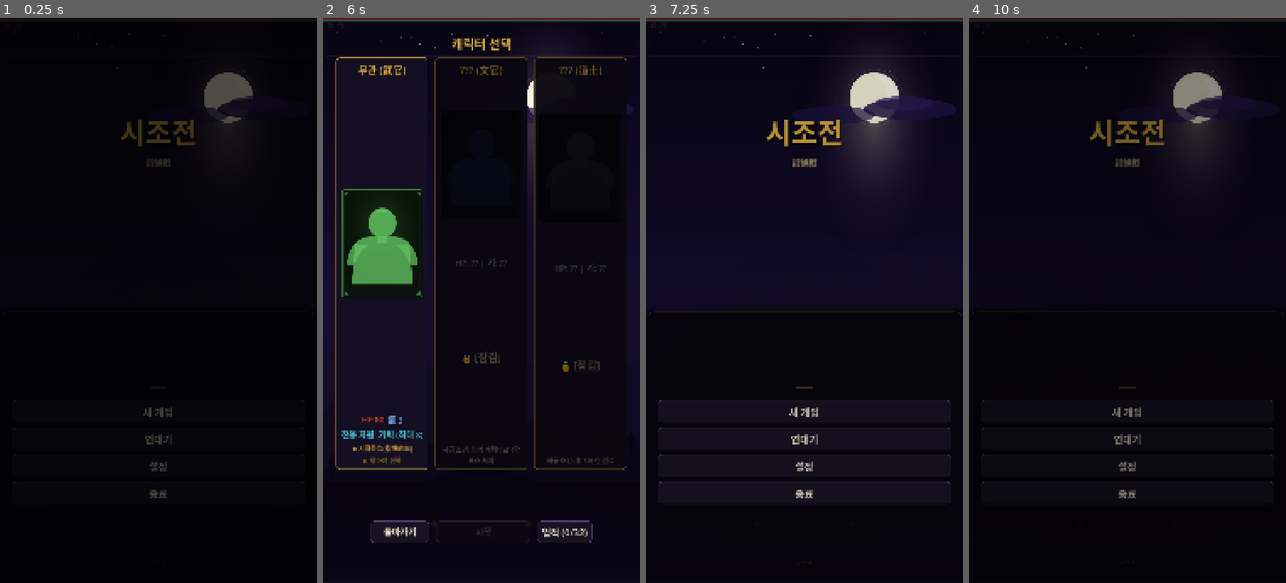
Above: before the commit, frames 1-4 (left to right).
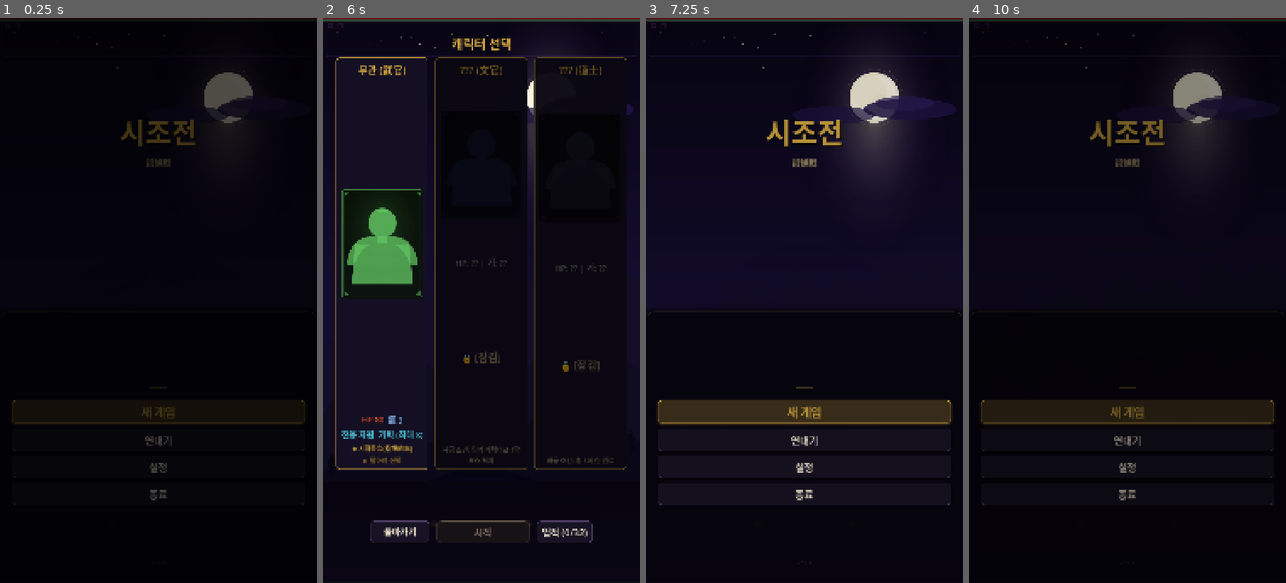
Above: after the commit, the same moments.

Repository: dongmin1213/Sijojeon
Game: Godot game, scene res://scenes/title/title_screen.tscn
The game is run twice, just before and just after one commit, with the same random seed, the same clock (stepped at 60 frames per second) and the same inputs.
Inputs:
- Up to frame 1 (0.25 s): no input
- Up to frame 2 (6 s): click "새 게임" at 0.5 s; click "튜토리얼 시작" at 1.25 s; click "▼" at 2 s; click "다음" at 2.75 s; click "다음" at 3.5 s; click "다음" at 4.25 s; click "다음" at 5 s; click "튜토리얼 건너뛰기" at 5.75 s
- Up to frame 3 (7.25 s): click "돌아가기" at 6.5 s
- Up to frame 4 (10 s): click "새 게임" at 7.25 s; click "업적 (0/32)" at 8 s; click "닫기" at 8.75 s; click "돌아가기" at 9.5 s

The runs differ from the first frame. In frame 1, 0.6% of the frame differs, in the area x 3-97%, y 67-87%; in frame 2, 0.2%; in frame 3, 4.4%; in frame 4, 0.7%.

Commit message:
feat: UI/UX v8 전문가 평가 기반 전면 개선 — 전투·맵·타이틀 가시성 강화 (ZER-286)
전투 화면:
- 턴 종료 버튼 200x80px 확대 (폰트 30px), 우측 중앙 배치
- 드로우/버림 더미 표시 26px 확대
- 적 영역 25%로 축소, 카드 핸드 영역 64%로 확대
- 플레이어 HUD 폰트 22→28px
- 시조바를 좌측 64%로 축소 (턴 종료 버튼 겹침 방지)

맵 화면:
- HUD 4줄→2줄 컴팩트 레이아웃 (막 타이틀 + HP/골드/민심)
- 신분/당파 정보는 HUD 탭 시 확장/축소
- HUD 높이 12%→8%로 축소

타이틀/캐릭터 선택:
- "새 게임" 버튼 금색 CTA 스타일 (테두리+글로우+확대 폰트)
- "시작" 버튼 금색 CTA 스타일 (비활성 시 회색 톤)

Co-Authored-By: Paperclip <noreply@paperclip.ing>

Diff:
--- a/scenes/battle/battle.gd
+++ b/scenes/battle/battle.gd
@@ -240,40 +240,49 @@
 		_init_active_skill_button()
 
 
+func _create_deck_pill_label(font_color: Color) -> Label:
+	## v8: 배경 필 달린 덱 정보 라벨 생성 — 가시성 강화
+	var lbl := Label.new()
+	lbl.add_theme_font_size_override("font_size", 26)
+	lbl.add_theme_color_override("font_color", font_color)
+	return lbl
+
+
 func _create_floating_ui() -> void:
 	## 플로팅 UI 요소 생성: 턴 종료 버튼, 턴 표시, 덱 정보
 	# 턴 종료 버튼 — 화면 우측, HandArea 상단에 플로팅
-	# v4: 턴 종료 버튼 — 금색 강조, 큰 터치 영역, 라운드 스타일
+	# v8: 턴 종료 버튼 — 크고 눈에 띄는 배치, 넓은 터치 영역
 	end_turn_button = Button.new()
 	end_turn_button.text = tr("BATTLE_END_TURN")
-	end_turn_button.custom_minimum_size = Vector2(160, 60)
-	end_turn_button.add_theme_font_size_override("font_size", 24)
+	end_turn_button.custom_minimum_size = Vector2(200, 80)
+	end_turn_button.add_theme_font_size_override("font_size", 30)
 	var btn_style := StyleBoxFlat.new()
-	btn_style.bg_color = Color(0.78, 0.29, 0.19, 0.9)
-	btn_style.set_border_width_all(1)
-	btn_style.border_color = Color(0.83, 0.66, 0.26, 0.8)
-	btn_style.set_corner_radius_all(14)
-	btn_style.set_content_margin_all(10)
-	btn_style.shadow_color = Color(0, 0, 0, 0.3)
-	btn_style.shadow_size = 6
-	btn_style.shadow_offset = Vector2(0, 3)
+	btn_style.bg_color = Color(0.78, 0.29, 0.19, 0.95)
+	btn_style.set_border_width_all(2)
+	btn_style.border_color = Color(0.83, 0.66, 0.26, 0.9)
+	btn_style.set_corner_radius_all(18)
+	btn_style.set_content_margin_all(12)
+	btn_style.shadow_color = Color(0.78, 0.15, 0.10, 0.4)
+	btn_style.shadow_size = 10
+	btn_style.shadow_offset = Vector2(0, 4)
 	end_turn_button.add_theme_stylebox_override("normal", btn_style)
 	var btn_hover := btn_style.duplicate()
-	btn_hover.bg_color = Color(0.85, 0.35, 0.22, 0.95)
-	btn_hover.shadow_color = Color(0.83, 0.66, 0.26, 0.2)
-	btn_hover.shadow_size = 8
+	btn_hover.bg_color = Color(0.88, 0.38, 0.25, 1.0)
+	btn_hover.shadow_color = Color(0.83, 0.66, 0.26, 0.3)
+	btn_hover.shadow_size = 12
 	end_turn_button.add_theme_stylebox_override("hover", btn_hover)
 	var btn_pressed := btn_style.duplicate()
 	btn_pressed.bg_color = Color(0.60, 0.20, 0.12, 0.95)
+	btn_pressed.shadow_size = 4
 	end_turn_button.add_theme_stylebox_override("pressed", btn_pressed)
-	end_turn_button.add_theme_color_override("font_color", Color(0.92, 0.88, 0.80))
-	end_turn_button.add_theme_color_override("font_hover_color", Color(1.0, 0.96, 0.84))
-	# 앵커: 우측, 카드 영역 바로 위 (v7 레이아웃: 핸드 시작점 39%)
+	end_turn_button.add_theme_color_override("font_color", Color(0.98, 0.94, 0.86))
+	end_turn_button.add_theme_color_override("font_hover_color", Color(1.0, 0.98, 0.90))
+	# v8 앵커: 우측 중앙, 넓은 터치 영역 확보
 	end_turn_button.set_anchors_preset(Control.PRESET_CENTER_RIGHT)
-	end_turn_button.anchor_left = 0.72
+	end_turn_button.anchor_left = 0.66
 	end_turn_button.anchor_right = 0.98
-	end_turn_button.anchor_top = 0.355
-	end_turn_button.anchor_bottom = 0.395
+	end_turn_button.anchor_top = 0.33
+	end_turn_button.anchor_bottom = 0.40
 	end_turn_button.z_index = 10
 	add_child(end_turn_button)
 
@@ -288,22 +297,18 @@
 	_turn_overlay_label.z_index = 5
 	add_child(_turn_overlay_label)
 
-	# 드로우/버림 더미 — HandArea 양쪽 하단 오버레이 (시인성 강화)
-	_draw_pile_overlay = Label.new()
-	_draw_pile_overlay.add_theme_font_size_override("font_size", 20)
-	_draw_pile_overlay.add_theme_color_override("font_color", Color(0.45, 0.60, 0.80))
+	# v8: 드로우/버림 더미 — 배경 필 추가, 폰트 확대, 가시성 강화
+	_draw_pile_overlay = _create_deck_pill_label(Color(0.45, 0.60, 0.80))
 	_draw_pile_overlay.anchor_left = 0.02
-	_draw_pile_overlay.anchor_top = 0.94
-	_draw_pile_overlay.anchor_right = 0.18
+	_draw_pile_overlay.anchor_top = 0.93
+	_draw_pile_overlay.anchor_right = 0.22
 	_draw_pile_overlay.anchor_bottom = 0.99
 	_draw_pile_overlay.z_index = 10
 	add_child(_draw_pile_overlay)
 
-	_discard_pile_overlay = Label.new()
-	_discard_pile_overlay.add_theme_font_size_override("font_size", 20)
-	_discard_pile_overlay.add_theme_color_override("font_color", Color(0.78, 0.45, 0.35))
-	_discard_pile_overlay.anchor_left = 0.82
-	_discard_pile_overlay.anchor_top = 0.94
+	_discard_pile_overlay = _create_deck_pill_label(Color(0.78, 0.45, 0.35))
+	_discard_pile_overlay.anchor_left = 0.78
+	_discard_pile_overlay.anchor_top = 0.93
 	_discard_pile_overlay.anchor_right = 0.98
 	_discard_pile_overlay.anchor_bottom = 0.99
 	_discard_pile_overlay.horizontal_alignment = HORIZONTAL_ALIGNMENT_RIGHT
--- a/scenes/battle/battle.tscn
+++ b/scenes/battle/battle.tscn
@@ -61,7 +61,7 @@
 expand_mode = 1
 stretch_mode = 6
 
-; ─── 적 영역 (0-27%) — 넓고 위협적인 공간 ─────────────────────────────────
+; ─── 적 영역 (0-25%) — v8: 적 영역 축소, 카드 공간 확보 ─────────────────
 [node name="EnemyZone" type="PanelContainer" parent="."]
 theme_override_styles/panel = SubResource("StyleBoxFlat_enemy_zone")
 layout_mode = 1
@@ -69,7 +69,7 @@
 anchor_left = 0.0
 anchor_top = 0.0
 anchor_right = 1.0
-anchor_bottom = 0.27
+anchor_bottom = 0.25
 grow_horizontal = 2
 grow_vertical = 2
 
@@ -78,15 +78,15 @@
 alignment = 1
 theme_override_constants/separation = 20
 
-; ─── 플레이어 상태바 (27-34%) — 컴팩트 올인원 HUD ──────────────────────────
+; ─── 플레이어 상태바 (25-31%) — v8: 위치 조정 ──────────────────────────
 [node name="PlayerHUD" type="PanelContainer" parent="."]
 theme_override_styles/panel = SubResource("StyleBoxFlat_status_bar")
 layout_mode = 1
 anchors_preset = -1
 anchor_left = 0.0
-anchor_top = 0.27
+anchor_top = 0.25
 anchor_right = 1.0
-anchor_bottom = 0.34
+anchor_bottom = 0.31
 grow_horizontal = 2
 grow_vertical = 2
 
@@ -98,31 +98,31 @@
 [node name="HPLabel" type="Label" parent="PlayerHUD/StatusRow"]
 layout_mode = 2
 text = "HP: 70/70"
-theme_override_font_sizes/font_size = 22
+theme_override_font_sizes/font_size = 28
 theme_override_colors/font_color = Color(0.78, 0.29, 0.19, 1.0)
 
 [node name="QiLabel" type="Label" parent="PlayerHUD/StatusRow"]
 layout_mode = 2
 text = ""
-theme_override_font_sizes/font_size = 22
+theme_override_font_sizes/font_size = 28
 theme_override_colors/font_color = Color(0.83, 0.66, 0.26, 1.0)
 
 [node name="BlockLabel" type="Label" parent="PlayerHUD/StatusRow"]
 layout_mode = 2
 text = ""
-theme_override_font_sizes/font_size = 22
+theme_override_font_sizes/font_size = 28
 theme_override_colors/font_color = Color(0.23, 0.48, 0.84, 1.0)
 visible = false
 
-; ─── 시조 진행 스트립 (34-39%) — 컴팩트 수평 슬롯 ─────────────────────────
+; ─── 시조 진행 스트립 (31-36%) — v8: 위치 조정 ─────────────────────────
 [node name="SijoBar" type="PanelContainer" parent="."]
 theme_override_styles/panel = SubResource("StyleBoxFlat_status_bar")
 layout_mode = 1
 anchors_preset = -1
 anchor_left = 0.0
-anchor_top = 0.34
-anchor_right = 1.0
-anchor_bottom = 0.39
+anchor_top = 0.31
+anchor_right = 0.64
+anchor_bottom = 0.36
 grow_horizontal = 2
 grow_vertical = 2
 
@@ -131,12 +131,12 @@
 alignment = 1
 theme_override_constants/separation = 8
 
-; ─── 카드 핸드 영역 (39-100%) — 화면의 61% 차지 ──────────────────────────
+; ─── 카드 핸드 영역 (36-100%) — v8: 64% 공간 확보 ──────────────────────────
 [node name="HandZone" type="PanelContainer" parent="."]
 layout_mode = 1
 anchors_preset = -1
 anchor_left = 0.0
-anchor_top = 0.39
+anchor_top = 0.36
 anchor_right = 1.0
 anchor_bottom = 1.0
 grow_horizontal = 2
--- a/scenes/character_select/character_select.gd
+++ b/scenes/character_select/character_select.gd
@@ -50,6 +50,8 @@
 	start_button.disabled = true
 	start_button.pressed.connect(_on_start_pressed)
 	back_button.pressed.connect(_on_back_pressed)
+	# v8: 시작 버튼에 주 액션(CTA) 스타일 적용
+	_apply_start_button_style()
 	_load_unlock_conditions()
 	_build_character_list()
 	_build_character_cards()
@@ -687,6 +689,35 @@
 	return panel
 
 
+func _apply_start_button_style() -> void:
+	## v8: 시작 버튼을 금색 CTA로 강조
+	var style := StyleBoxFlat.new()
+	style.bg_color = Color(0.83, 0.66, 0.26, 0.2)
+	style.set_border_width_all(2)
+	style.border_color = Color(0.83, 0.66, 0.26, 0.9)
+	style.set_corner_radius_all(16)
+	style.set_content_margin_all(12)
+	style.shadow_color = Color(0.83, 0.66, 0.26, 0.15)
+	style.shadow_size = 8
+	start_button.add_theme_stylebox_override("normal", style)
+	var hover := style.duplicate()
+	hover.bg_color = Color(0.83, 0.66, 0.26, 0.3)
+	start_button.add_theme_stylebox_override("hover", hover)
+	var pressed := style.duplicate()
+	pressed.bg_color = Color(0.83, 0.66, 0.26, 0.4)
+	start_button.add_theme_stylebox_override("pressed", pressed)
+	start_button.add_theme_color_override("font_color", Color(0.83, 0.66, 0.26))
+	start_button.add_theme_color_override("font_hover_color", Color(0.93, 0.78, 0.36))
+	start_button.add_theme_font_size_override("font_size", 34)
+	# 비활성 상태 — 회색 톤
+	var disabled := style.duplicate()
+	disabled.bg_color = Color(0.15, 0.12, 0.10, 0.5)
+	disabled.border_color = Color(0.4, 0.35, 0.30, 0.5)
+	disabled.shadow_size = 0
+	start_button.add_theme_stylebox_override("disabled", disabled)
+	start_button.add_theme_color_override("font_disabled_color", Color(0.5, 0.45, 0.40))
+
+
 func _show_first_play_guide() -> void:
 	## 첫 플레이 시 인터랙티브 튜토리얼을 제안한다.
 	## 튜토리얼 미완료 시 전투 튜토리얼 또는 건너뛰기를 선택할 수 있다.
--- a/scenes/map/run_map.gd
+++ b/scenes/map/run_map.gd
@@ -58,7 +58,10 @@
 @onready var act_label: Label = $HUD/VBoxContainer/TopRow/ActLabel
 @onready var jibun_label: Label = $HUD/VBoxContainer/SubHBox/JibunLabel
 @onready var faction_label: Label = $HUD/VBoxContainer/FactionRow/FactionLabel
-@onready var minshim_label: Label = $HUD/VBoxContainer/SubHBox/MinshimLabel
+@onready var minshim_label: Label = $HUD/VBoxContainer/HBoxContainer/MinshimLabel
+
+# v8: HUD 확장/축소 상태
+var _hud_expanded: bool = false
 
 var _node_buttons: Dictionary = {}  # node_id → Button
 var _node_positions: Dictionary = {}  # node_id → Vector2 (center)
@@ -83,6 +86,7 @@
 	_update_hud()
 	_update_node_states()
 	_init_relic_bar()
+	_init_hud_toggle()
 	# 스크롤을 현재 위치로 이동
 	call_deferred("_scroll_to_current")
 
@@ -97,6 +101,26 @@
 		rd.current_node_type = -1
 		rd.current_encounter_id = ""
 		GameManager.save_current_run()
+
+
+func _init_hud_toggle() -> void:
+	## v8: HUD 탭 시 신분/당파 정보 확장/축소
+	var hud := $HUD
+	hud.gui_input.connect(_on_hud_tapped)
+
+
+func _on_hud_tapped(event: InputEvent) -> void:
+	if not (event is InputEventMouseButton and event.pressed and event.button_index == MOUSE_BUTTON_LEFT):
+		return
+	_hud_expanded = not _hud_expanded
+	$HUD/VBoxContainer/SubHBox.visible = _hud_expanded
+	$HUD/VBoxContainer/FactionRow.visible = _hud_expanded
+	# HUD 크기 조정
+	var hud := $HUD
+	if _hud_expanded:
+		hud.anchor_bottom = 0.14
+	else:
+		hud.anchor_bottom = 0.08
 
 
 func _init_relic_bar() -> void:
--- a/scenes/map/run_map.tscn
+++ b/scenes/map/run_map.tscn
@@ -82,7 +82,7 @@
 grow_vertical = 2
 mouse_filter = 2
 
-; ─── 플로팅 HUD (오버레이, 맵 위에 떠있음) ────────────────────────────────
+; ─── 플로팅 HUD (오버레이, 맵 위에 떠있음) — v8: 2줄 컴팩트 ─────────────
 [node name="HUD" type="PanelContainer" parent="."]
 theme_override_styles/panel = SubResource("StyleBoxFlat_hud_pill")
 layout_mode = 1
@@ -90,7 +90,7 @@
 anchor_left = 0.04
 anchor_top = 0.01
 anchor_right = 0.96
-anchor_bottom = 0.12
+anchor_bottom = 0.08
 grow_horizontal = 2
 grow_vertical = 2
 mouse_filter = 1
@@ -98,60 +98,62 @@
 [node name="VBoxContainer" type="VBoxContainer" parent="HUD"]
 layout_mode = 2
 alignment = 1
-theme_override_constants/separation = 2
+theme_override_constants/separation = 4
 
 [node name="TopRow" type="HBoxContainer" parent="HUD/VBoxContainer"]
 layout_mode = 2
 alignment = 1
+theme_override_constants/separation = 16
 
 [node name="ActLabel" type="Label" parent="HUD/VBoxContainer/TopRow"]
 layout_mode = 2
-size_flags_horizontal = 3
 text = ""
 horizontal_alignment = 1
-theme_override_font_sizes/font_size = 32
+theme_override_font_sizes/font_size = 28
 theme_override_colors/font_color = Color(0.83, 0.66, 0.26, 1.0)
 
 [node name="HBoxContainer" type="HBoxContainer" parent="HUD/VBoxContainer"]
 layout_mode = 2
 alignment = 1
-theme_override_constants/separation = 32
+theme_override_constants/separation = 24
 
 [node name="HPLabel" type="Label" parent="HUD/VBoxContainer/HBoxContainer"]
 layout_mode = 2
 text = "HP: 70/70"
-theme_override_font_sizes/font_size = 24
+theme_override_font_sizes/font_size = 26
 theme_override_colors/font_color = Color(0.78, 0.29, 0.19, 1.0)
 
 [node name="GoldLabel" type="Label" parent="HUD/VBoxContainer/HBoxContainer"]
 layout_mode = 2
 text = ""
-theme_override_font_sizes/font_size = 24
+theme_override_font_sizes/font_size = 26
 theme_override_colors/font_color = Color(0.83, 0.66, 0.26, 1.0)
 
-[node name="SubHBox" type="HBoxContainer" parent="HUD/VBoxContainer"]
-layout_mode = 2
-alignment = 1
-theme_override_constants/separation = 32
-
-[node name="JibunLabel" type="Label" parent="HUD/VBoxContainer/SubHBox"]
-layout_mode = 2
-text = ""
-theme_override_font_sizes/font_size = 22
-theme_override_colors/font_color = Color(0.45, 0.60, 0.80, 1.0)
-
-[node name="MinshimLabel" type="Label" parent="HUD/VBoxContainer/SubHBox"]
+[node name="MinshimLabel" type="Label" parent="HUD/VBoxContainer/HBoxContainer"]
 layout_mode = 2
 text = ""
 theme_override_font_sizes/font_size = 22
 theme_override_colors/font_color = Color(0.24, 0.67, 0.43, 1.0)
 
+[node name="SubHBox" type="HBoxContainer" parent="HUD/VBoxContainer"]
+layout_mode = 2
+alignment = 1
+theme_override_constants/separation = 24
+visible = false
+
+[node name="JibunLabel" type="Label" parent="HUD/VBoxContainer/SubHBox"]
+layout_mode = 2
+text = ""
+theme_override_font_sizes/font_size = 20
+theme_override_colors/font_color = Color(0.45, 0.60, 0.80, 1.0)
+
 [node name="FactionRow" type="HBoxContainer" parent="HUD/VBoxContainer"]
 layout_mode = 2
 alignment = 1
+visible = false
 
 [node name="FactionLabel" type="Label" parent="HUD/VBoxContainer/FactionRow"]
 layout_mode = 2
 text = ""
-theme_override_font_sizes/font_size = 24
+theme_override_font_sizes/font_size = 20
 theme_override_colors/font_color = Color(0.83, 0.66, 0.26, 0.9)
--- a/scenes/title/title_screen.gd
+++ b/scenes/title/title_screen.gd
@@ -17,6 +17,9 @@
 
 	# 버전 표시
 	version_label.text = "v%s" % ProjectSettings.get_setting("application/config/version", "0.1.0")
+
+	# v8: "새 게임" 버튼을 주 액션(CTA)으로 강조 — 금색 배경+큰 글씨
+	_apply_primary_button_style(start_button)
 
 	# 버튼 연결
 	start_button.pressed.connect(_on_start_pressed)
@@ -54,3 +57,28 @@
 
 func _on_quit_pressed() -> void:
 	get_tree().quit()
+
+
+func _apply_primary_button_style(btn: Button) -> void:
+	## v8: 주 액션 버튼에 금색 강조 스타일 적용 (CTA)
+	var style := StyleBoxFlat.new()
+	style.bg_color = Color(0.83, 0.66, 0.26, 0.15)
+	style.set_border_width_all(2)
+	style.border_color = Color(0.83, 0.66, 0.26, 0.9)
+	style.set_corner_radius_all(16)
+	style.set_content_margin_all(12)
+	style.shadow_color = Color(0.83, 0.66, 0.26, 0.15)
+	style.shadow_size = 8
+	style.shadow_offset = Vector2(0, 3)
+	btn.add_theme_stylebox_override("normal", style)
+	var hover := style.duplicate()
+	hover.bg_color = Color(0.83, 0.66, 0.26, 0.25)
+	hover.shadow_size = 10
+	btn.add_theme_stylebox_override("hover", hover)
+	var pressed := style.duplicate()
+	pressed.bg_color = Color(0.83, 0.66, 0.26, 0.35)
+	pressed.shadow_size = 4
+	btn.add_theme_stylebox_override("pressed", pressed)
+	btn.add_theme_color_override("font_color", Color(0.83, 0.66, 0.26))
+	btn.add_theme_color_override("font_hover_color", Color(0.93, 0.78, 0.36))
+	btn.add_theme_font_size_override("font_size", 38)
